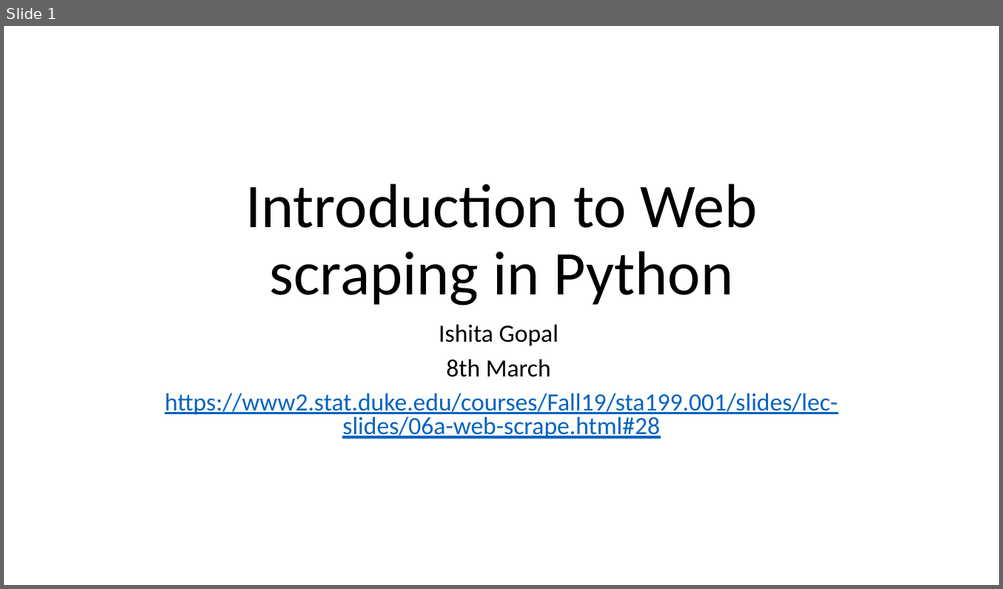
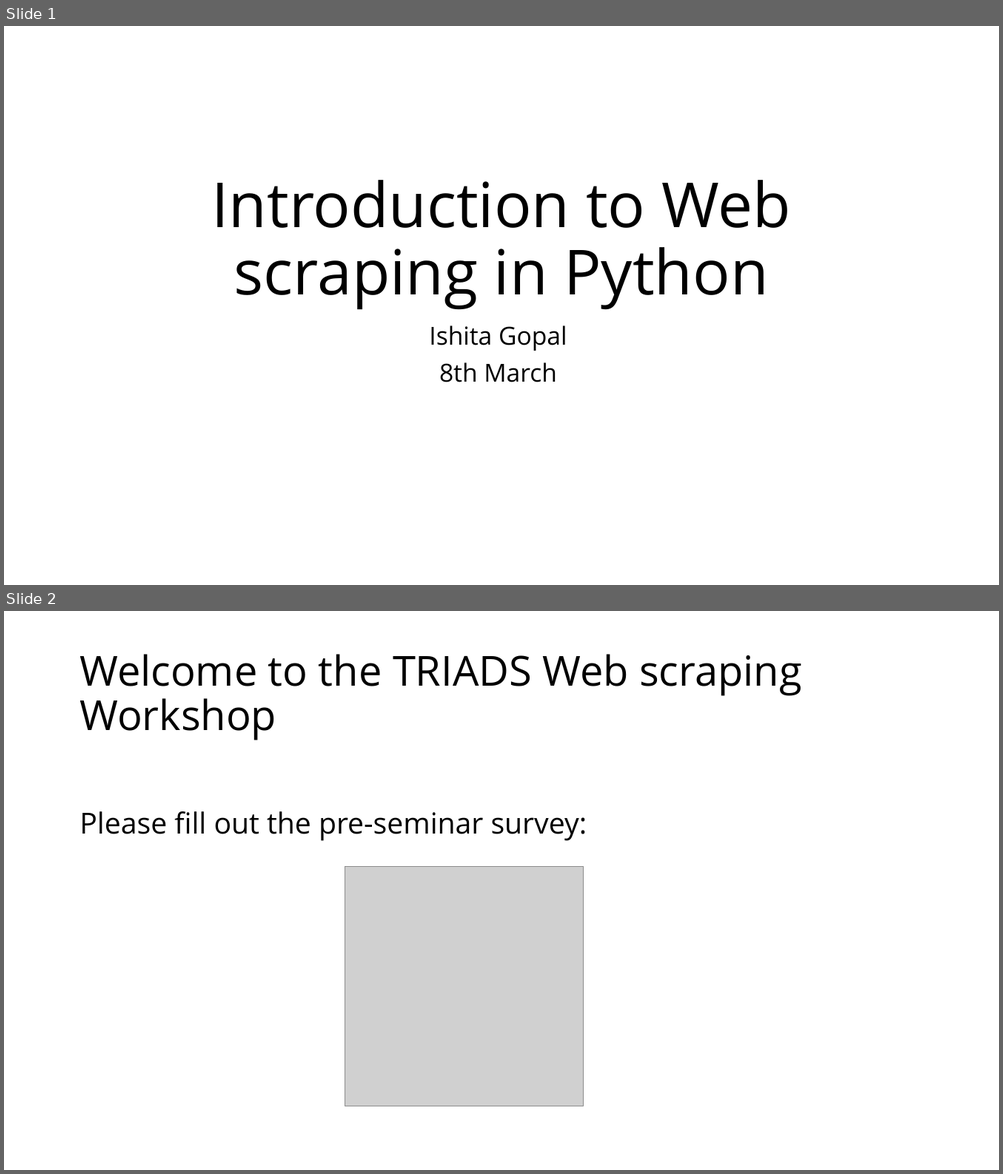
Before and after one commit to IshitaGopal/TRIADS_workshops, a slide deck: intro_to_web_scraping/intro_web_scraping_python.pptx. Shown one above the other, each under a label of ours: slide 1 before the commit, slides 1 and 2 after it. The pictures are 1003x589 and 1003x1174 pixels, drawn with LibreOffice and Linux fonts; fonts in the diff are those of the drawing; grey boxes stand for pictures. Boxes give left, top, right and bottom in pixels: in the first picture for what was removed or moved away, otherwise in the second. Text is boxed around its words. In the diff, an @@ line names an element or a change of style, - is before the commit and + after.

```diff
--- a/intro_to_web_scraping/intro_web_scraping_python.pptx
+++ b/intro_to_web_scraping/intro_web_scraping_python.pptx
@@ slide 2 added at <box>4,611,999,1170</box>, background #FFFFFF @@
@@ title added at <box>79,654,802,741</box>, 40 pt, text #000000 @@
+Welcome to the TRIADS Web scraping Workshop
@@ text added at <box>79,812,587,841</box>, 28 pt, text #000000 @@
+Please fill out the pre-seminar survey:
@@ picture added at <box>345,866,583,1106</box> @@
@@ slide 1 changed as well @@
@@ title "Introduction to Web scraping in ..." at <box>212,180,791,310</box>: font Calibri to Open Sans @@
@@ subtitle "Ishita Gopal" at <box>429,326,566,383</box>: font Calibri to Open Sans; line spacing 0.8 to 0.9 @@
@@ subtitle at <box>165,393,837,439</box>: paragraph removed @@
-https://www2.stat.duke.edu/courses/Fall19/sta199.001/slides/lec-slides/06a-web-scrape.html#28
```
Also in this commit, not shown: 3 other slides changed, 9 other slides added, 3 slides removed, 26 other files.
